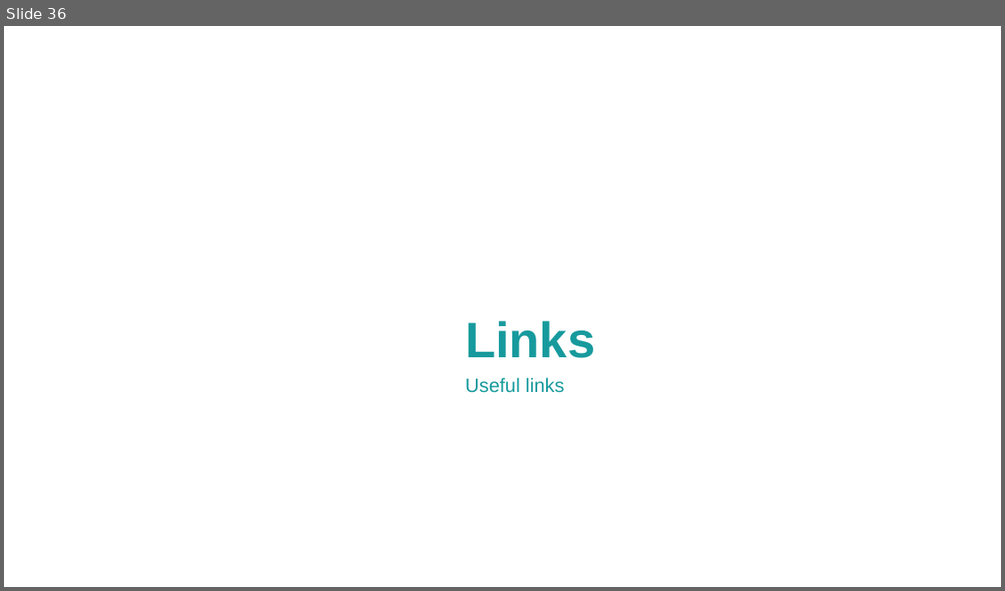
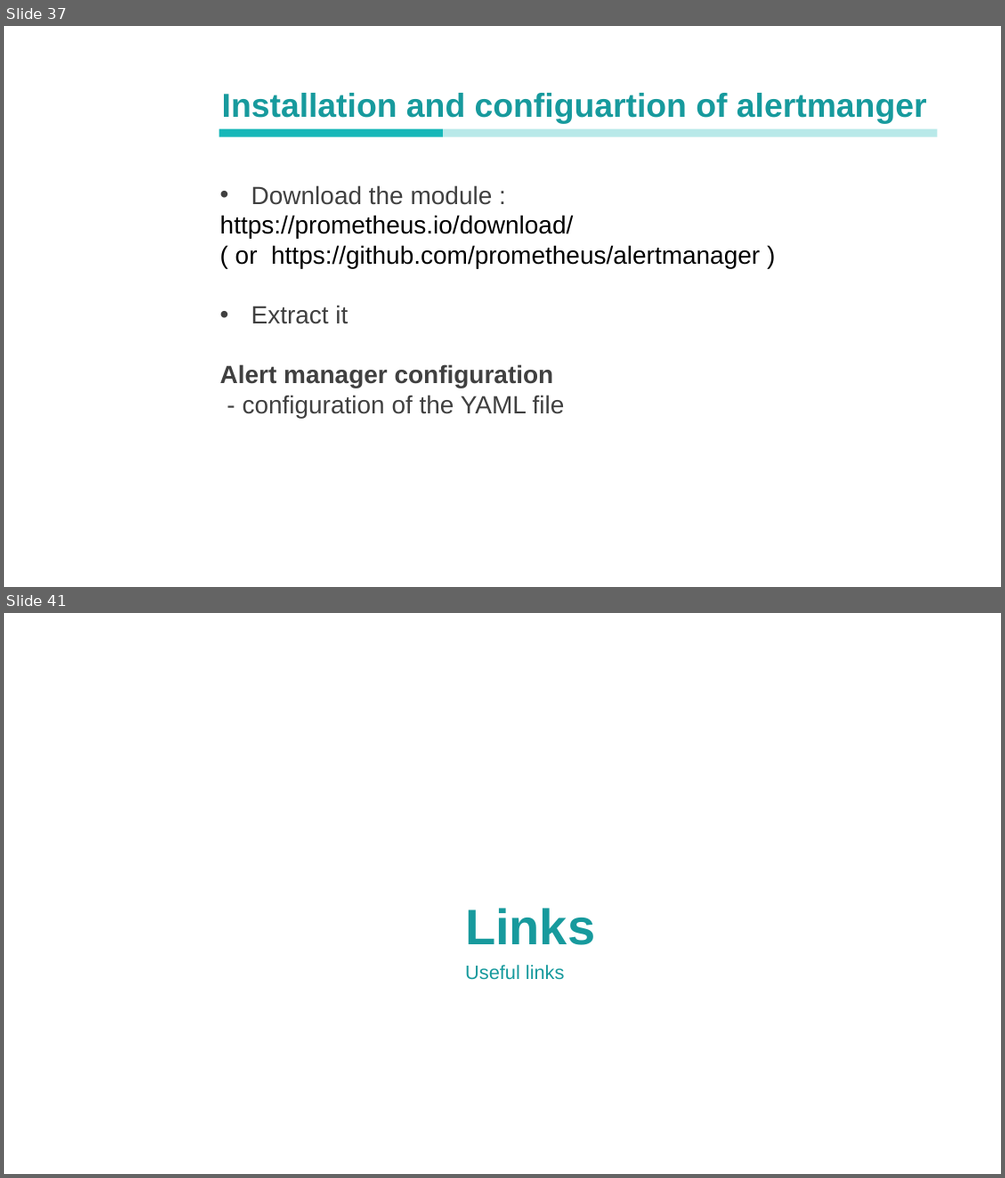
Before and after one commit to Ludo-didelot/PresentationPrometheusGrafana, a slide deck: Presentation - Monitoring.pptx. Shown one above the other, each under a label of ours: slide 36 before the commit, slides 37 and 41 after it; the slides between them are not shown. The pictures are 1005x591 and 1005x1178 pixels, drawn with LibreOffice and Linux fonts; fonts in the diff are those of the drawing; background and template pictures are left out. Boxes give left, top, right and bottom in pixels: in the first picture for what was removed or moved away, otherwise in the second. Text is boxed around its words. In the diff, an @@ line names an element or a change of style, - is before the commit and + after.

Commit message:
Add alerting

```diff
--- a/Presentation - Monitoring.pptx
+++ b/Presentation - Monitoring.pptx
@@ slide 37 added at [4,26,1001,587], background picture (left out) @@
@@ text added at [36,26,137,587], 44 pt, text #FFFFFF, bold @@
+Alert manager
@@ text added at [222,93,927,123], 24 pt, text #179A9D, bold @@
+Installation and configuartion of alertmanger
@@ text added at [354,93,650,137], 36 pt, text #FFFFFF @@
+Agenda Style
@@ rectangle added at [219,128,443,136], fill #16B7B8 @@
@@ rectangle added at [443,128,937,136], fill #16B7B8 at 30% opacity @@
@@ text added at [220,185,760,418], 18 pt, text #404040 @@
+• Download the module :
+https://prometheus.io/download/
+( or https://github.com/prometheus/alertmanager )
+• Extract it
+Alert manager configuration
+- configuration of the YAML file
@@ what was slide 36 is now slide 41 @@
```
Also in this commit, not shown: 2 slides changed, 5 other slides added, 1 slide removed.
